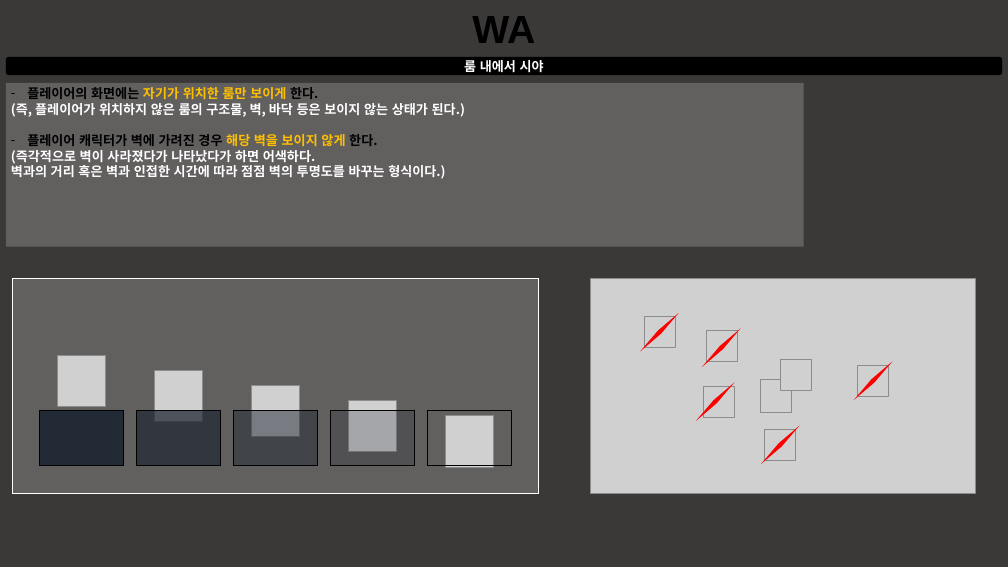
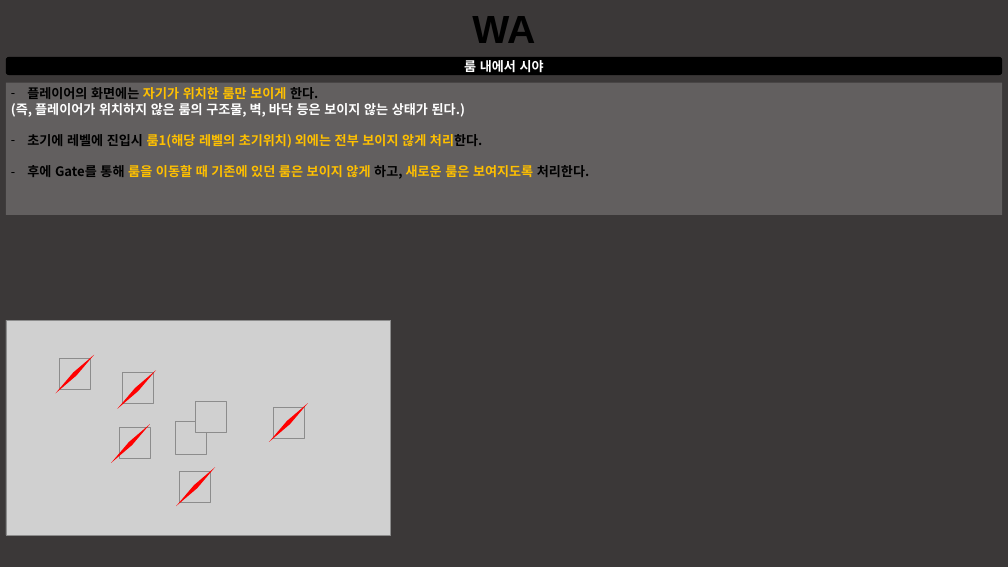
Before and after one commit to taeseongeom/WA, a slide deck: slide 5 of 기획서/신버전/룸 &레벨 관리 시스템.pptx. Drawn at 1008x567 pixels with LibreOffice and Linux fonts; fonts in the diff are those of the drawing; grey boxes stand for pictures. Boxes give left, top, right and bottom in pixels: in the first picture for what was removed or moved away, otherwise in the second. Text is boxed around its words. In the diff, an @@ line names an element or a change of style, - is before the commit and + after.

```diff
--- a/기획서/신버전/룸 &레벨 관리 시스템.pptx
+++ b/기획서/신버전/룸 &레벨 관리 시스템.pptx
@@ rectangle "플레이어의 화면에는 자기가 위치한 룸만 ...": place and size @@
-rectangle "플레이어의 화면에는 자기가 위치한 룸만 ..." at <box>6,83,803,247</box>
+rectangle "플레이어의 화면에는 자기가 위치한 룸만 ..." at <box>6,83,1002,215</box>
@@ text in rectangle at <box>27,134,589,179</box>: text changed; text colour #FFFFFF to #FFC000 @@
-– 플레이어 캐릭터가 벽에 가려진 경우 해당 벽을 보이지 않게 한다.
-(즉각적으로 벽이 사라졌다가 나타났다가 하면 어색하다.
-벽과의 거리 혹은 벽과 인접한 시간에 따라 점점 벽의 투명도를 바꾸는 형식이다.)
+– 초기에 레벨에 진입시 룸1(해당 레벨의 초기위치) 외에는 전부 보이지 않게 처리한다.
+– 후에 Gate를 통해 룸을 이동할 때 기존에 있던 룸은 보이지 않게 하고, 새로운 룸은 보여지도록 처리한다.
@@ rectangle removed at <box>12,278,539,494</box> @@
@@ picture removed at <box>58,355,106,407</box> @@
@@ picture removed at <box>154,371,203,422</box> @@
@@ picture removed at <box>251,385,299,436</box> @@
@@ rectangle removed at <box>39,410,124,466</box> @@
@@ rectangle removed at <box>136,410,220,466</box> @@
@@ rectangle removed at <box>233,410,318,466</box> @@
@@ 8 pictures, 5 diamonds: place and size @@
-8 pictures, 5 diamonds at <box>590,278,975,494</box>
+8 pictures, 5 diamonds at <box>6,320,390,535</box>
@@ rectangle removed at <box>330,410,415,466</box> @@
@@ picture removed at <box>348,400,396,452</box> @@
@@ rectangle removed at <box>427,410,511,466</box> @@
@@ picture removed at <box>445,416,494,467</box> @@
```
Also in this commit, not shown: 5 other slides changed, 2 slides added, 4 other files.
